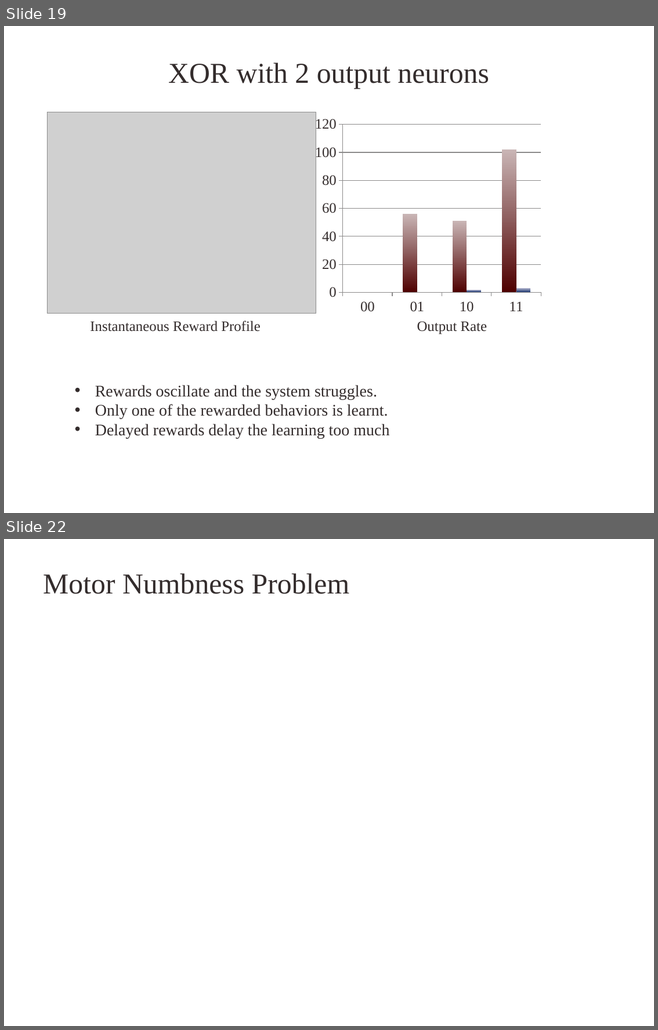
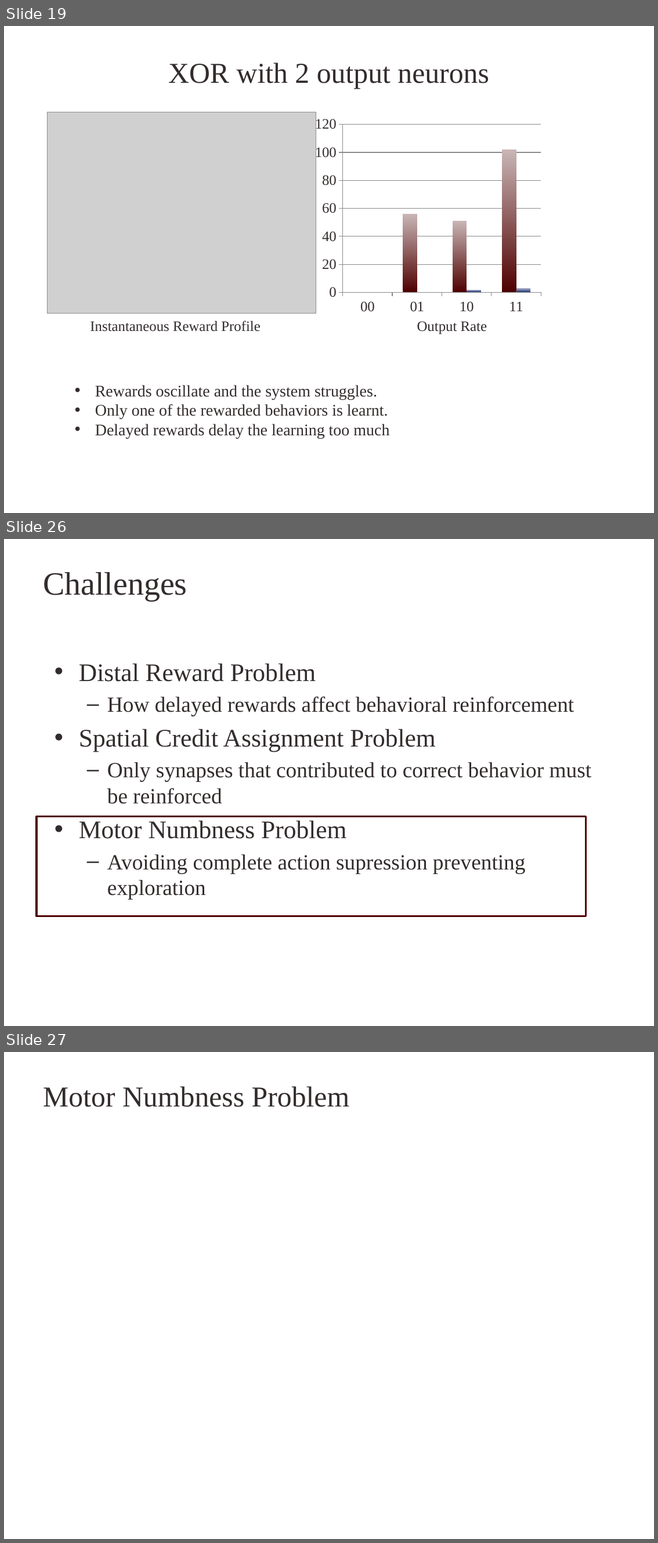
Before and after one commit to kuthulas/reinforce, a slide deck: RL.pptx. Shown one above the other, each under a label of ours: slides 19 and 22 before the commit, slides 19, 26 and 27 after it; the slides between them are not shown. The pictures are 658x1030 and 658x1543 pixels, drawn with LibreOffice and Linux fonts; fonts in the diff are those of the drawing; grey boxes stand for pictures; background and template pictures are left out. Boxes give left, top, right and bottom in pixels: in the first picture for what was removed or moved away, otherwise in the second. Text is boxed around its words. In the diff, an @@ line names an element or a change of style, - is before the commit and + after.

```diff
--- a/RL.pptx
+++ b/RL.pptx
@@ slide 26 added at (4, 539, 654, 1026), background picture (left out) @@
@@ title added at (43, 572, 187, 601), 36 pt, text #332C2C @@
+Challenges
@@ text added at (79, 663, 592, 900), 24 pt, text #332C2C @@
+• Distal Reward Problem
+  – How delayed rewards affect behavioral reinforcement
+• Spatial Credit Assignment Problem
+  – Only synapses that contributed to correct behavior must be reinforced
+• Motor Numbness Problem
+  – Avoiding complete action supression preventing exploration
@@ rectangle added at (36, 817, 585, 917), outline #500000 2 pt @@
@@ what was slide 22 is now slide 27 @@
```
Also in this commit, not shown: 6 slides changed, 4 other slides added, 5 other files.
